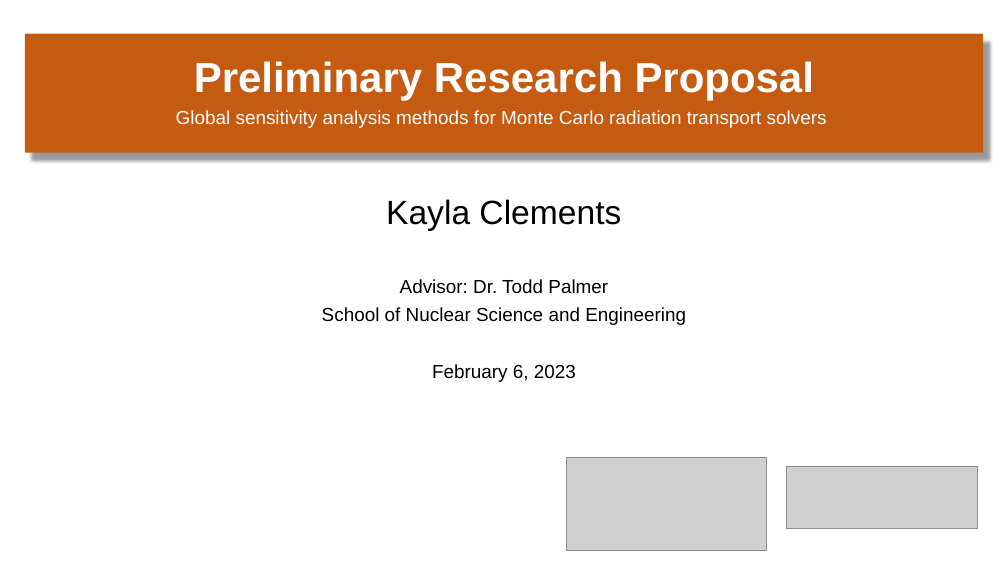
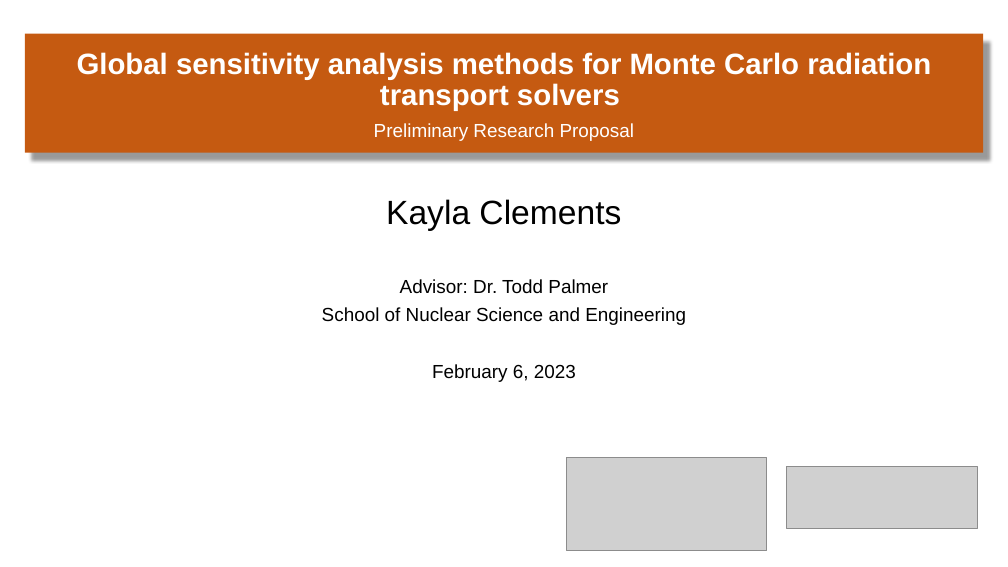
Before and after one commit to clemekay/preliminary-exam, a slide deck: slide 1 of Prelim_presentation.pptx. Drawn at 1008x567 pixels with LibreOffice and Linux fonts; fonts in the diff are those of the drawing; grey boxes stand for pictures. Boxes give left, top, right and bottom in pixels: in the first picture for what was removed or moved away, otherwise in the second. Text is boxed around its words. In the diff, an @@ line names an element or a change of style, - is before the commit and + after.

```diff
--- a/Prelim_presentation.pptx
+++ b/Prelim_presentation.pptx
@@ title at (77,52,931,111): text changed; size 40 to 28 pt @@
-Preliminary Research Proposal
+Global sensitivity analysis methods for Monte Carlo radiation transport solvers
@@ subtitle at (374,123,635,141): text changed @@
-Global sensitivity analysis methods for Monte Carlo radiation transport solvers
+Preliminary Research Proposal
```
Also in this commit, not shown: 7 other slides changed, 42 slides added, 6 slides removed, 1 other file.
